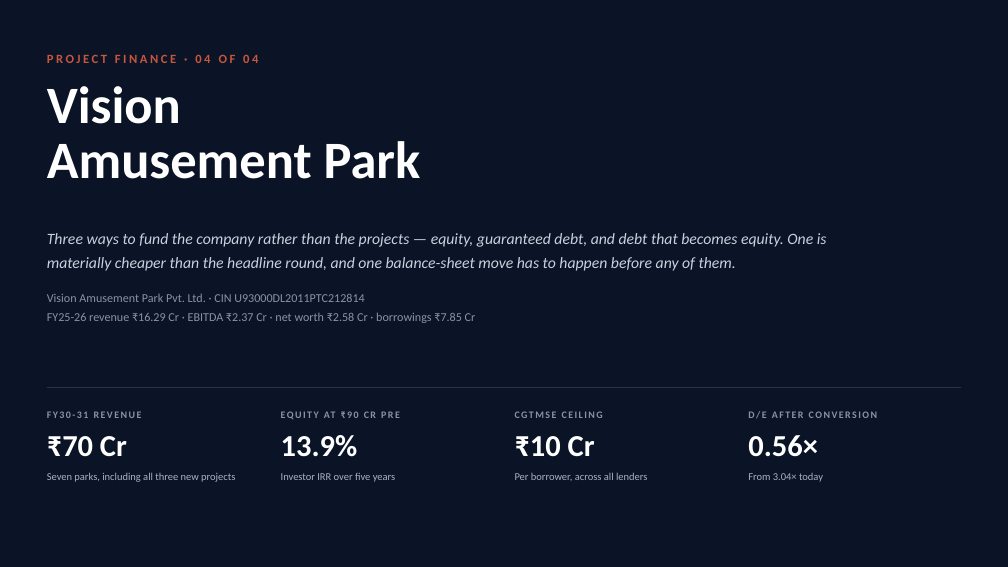
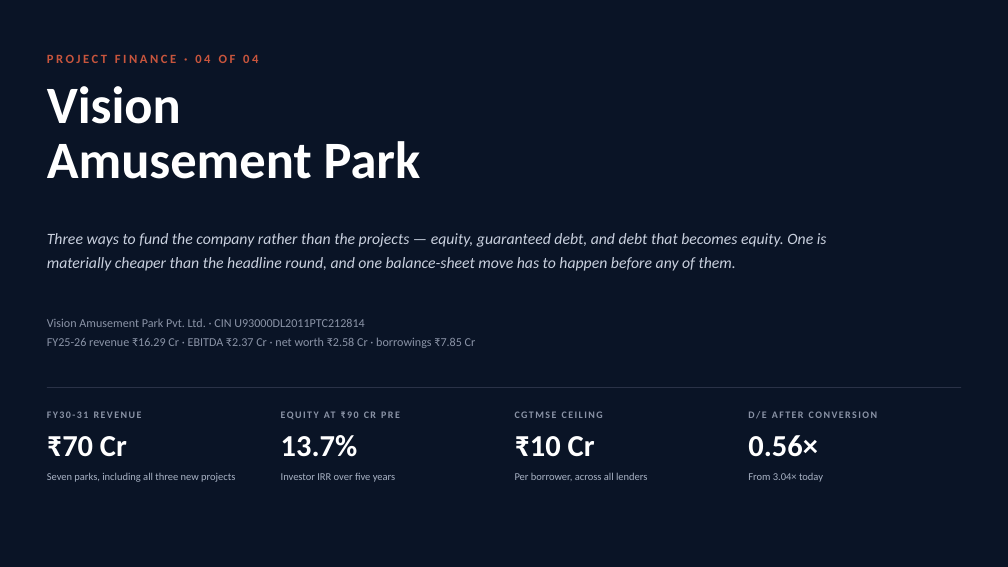
Before and after one commit to eodcfo/vappl-deck, a slide deck: slide 1 of pptx/EOD-Company-Capital-Structure.pptx. Drawn at 1008x567 pixels with LibreOffice and Linux fonts; fonts in the diff are those of the drawing. Boxes give left, top, right and bottom in pixels: in the first picture for what was removed or moved away, otherwise in the second. Text is boxed around its words. In the diff, an @@ line names an element or a change of style, - is before the commit and + after.

```diff
--- a/pptx/EOD-Company-Capital-Structure.pptx
+++ b/pptx/EOD-Company-Capital-Structure.pptx
@@ text "Vision Amusement Park Pvt. Ltd. ...": place and size @@
-text "Vision Amusement Park Pvt. Ltd. ..." at [47, 294, 476, 323]
+text "Vision Amusement Park Pvt. Ltd. ..." at [47, 319, 476, 348]
@@ text at [281, 435, 358, 457]: text changed @@
-13.9%
+13.7%
```
Also in this commit, not shown: 6 other slides changed, 14 other files.
